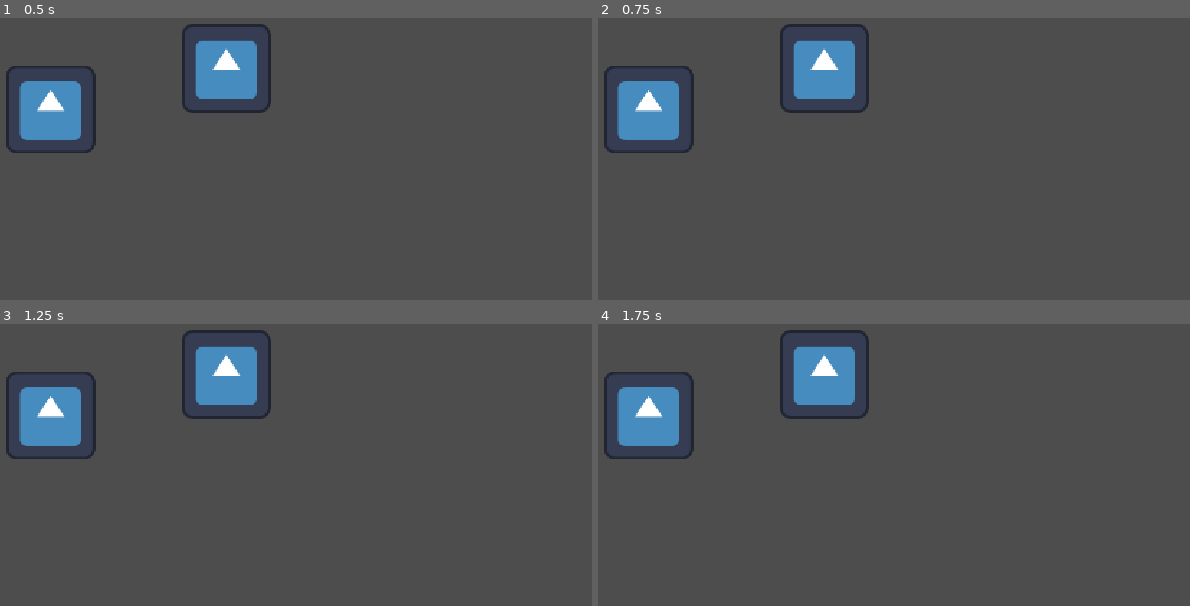
Above: before the commit, frames 1-4 (two rows, left to right).
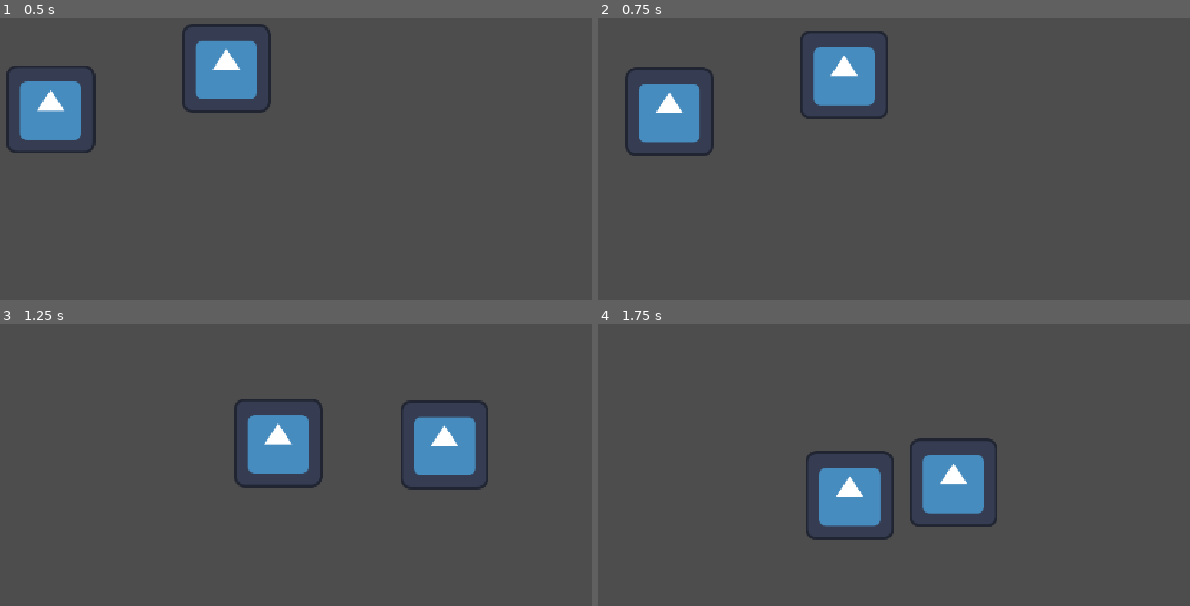
Above: after the commit, the same moments.

Repository: MrSirSquishy/Hive-Mind
Game: Godot game, scene res://Scenes/Worlds/world.tscn
Two runs of this game, one before a commit and one after it. Both use one fixed random seed, a clock stepped at 60 frames per second and the inputs below. The engine's default icon, where the game draws it, is replaced by a stand-in: a white triangle on a blue panel in a dark square.
Inputs (mouse positions are in pixels of both pictures, inside the frame that each line leads up to):
- Up to frame 1 (0.5 s): no input
- Up to frame 2 (0.75 s): tap Enter at 0.5 s; move the mouse to (1130, 167) at 0.52 s; click (1130, 167) at 0.67 s
- Up to frame 3 (1.25 s): no input
- Up to frame 4 (1.75 s): move the mouse to (799, 518) at 1.27 s; click (799, 518) at 1.42 s

Frame 1 is identical in both runs. In frame 2, 5.7% of the frame differs, in the area x 1-49%, y 2-49%; in frame 3, 11%; in frame 4, 11%, in the area x 1-68%, y 2-77%.

Commit message:
little bit more work
- added very very basic state machine and movement to bees based on speed
- debug click to set target location
- started soft collision system(barely)

Diff:
--- a/Scripts/Entities/Bee.gd
+++ b/Scripts/Entities/Bee.gd
@@ -2,18 +2,49 @@
 
 @export var sprite_handler : Bee_Sprite_Handler
 
+@export_group("Bee AI")
+
+#How close it should be to the target_position to be considered reached
+@export var target_margin : float = 100.0
+
+enum states {
+	IDLE,
+	MOVING
+}
+@onready var state : states	= states.IDLE
+@onready var target_position : Vector2
 
 
 func _ready() -> void:
+	target_position = position
+
+
+func _physics_process(dt : float) -> void:
+	super._physics_process(dt)
+
+	if state == states.IDLE:
+		if (position - target_position).length() > target_margin:
+			state = states.MOVING
+
+	elif state == states.MOVING:
+		var dif = position - target_position
+		position += -dif.normalized() * speed
+
+		if dif.length() < target_margin:
+			state = states.IDLE
+
+
+
+func _process(dt: float) -> void:
 	pass
 
-func _process(dt : float) -> void:
-	pass
-
-func _physics_process(dt: float) -> void:
-	pass
 
 
 
 func upgrade() -> void:
 	pass
+
+#DEBUG
+func _input(event: InputEvent) -> void:
+	if event is InputEventMouseButton and event.button_index == MOUSE_BUTTON_LEFT and event.pressed:
+		target_position = get_global_mouse_position()
--- a/Scripts/Entities/Entity.gd
+++ b/Scripts/Entities/Entity.gd
@@ -5,8 +5,20 @@
 @export var mass : float = 1.0;
 @export var collider : Area2D
 
+@onready var colliding_areas : Array[Area2D]
+
+#movement speed
+@export var speed : float = 10.0
+
+
 @abstract func _ready() -> void
 
 @abstract func _process(dt: float) -> void
 
-@abstract func _physics_process(dt: float) -> void
+func _physics_process(dt: float) -> void:
+	var overlapping_areas : Array[Area2D] = collider.get_overlapping_areas()
+	for area in overlapping_areas:
+		soft_collision(area, dt)
+
+func soft_collision(colliding_area : Area2D, dt : float) -> void:
+	pass
